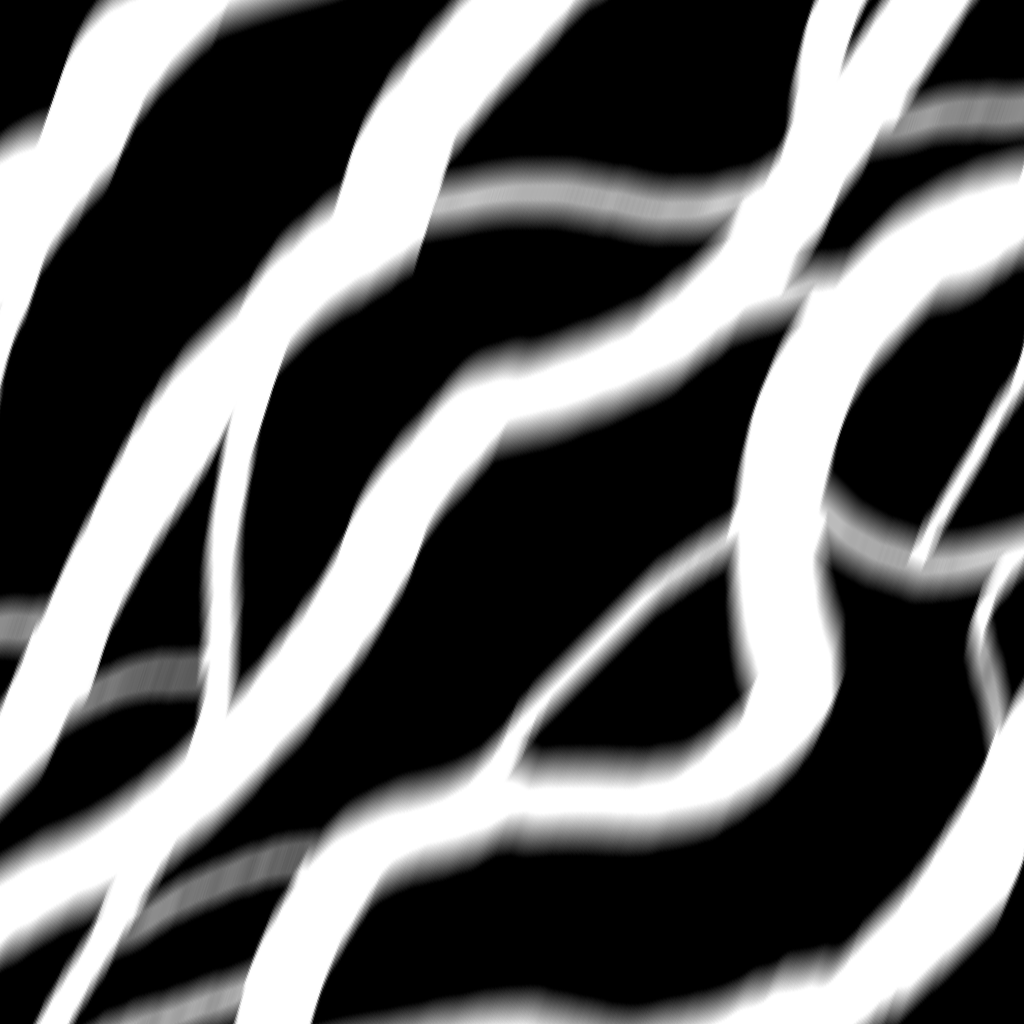
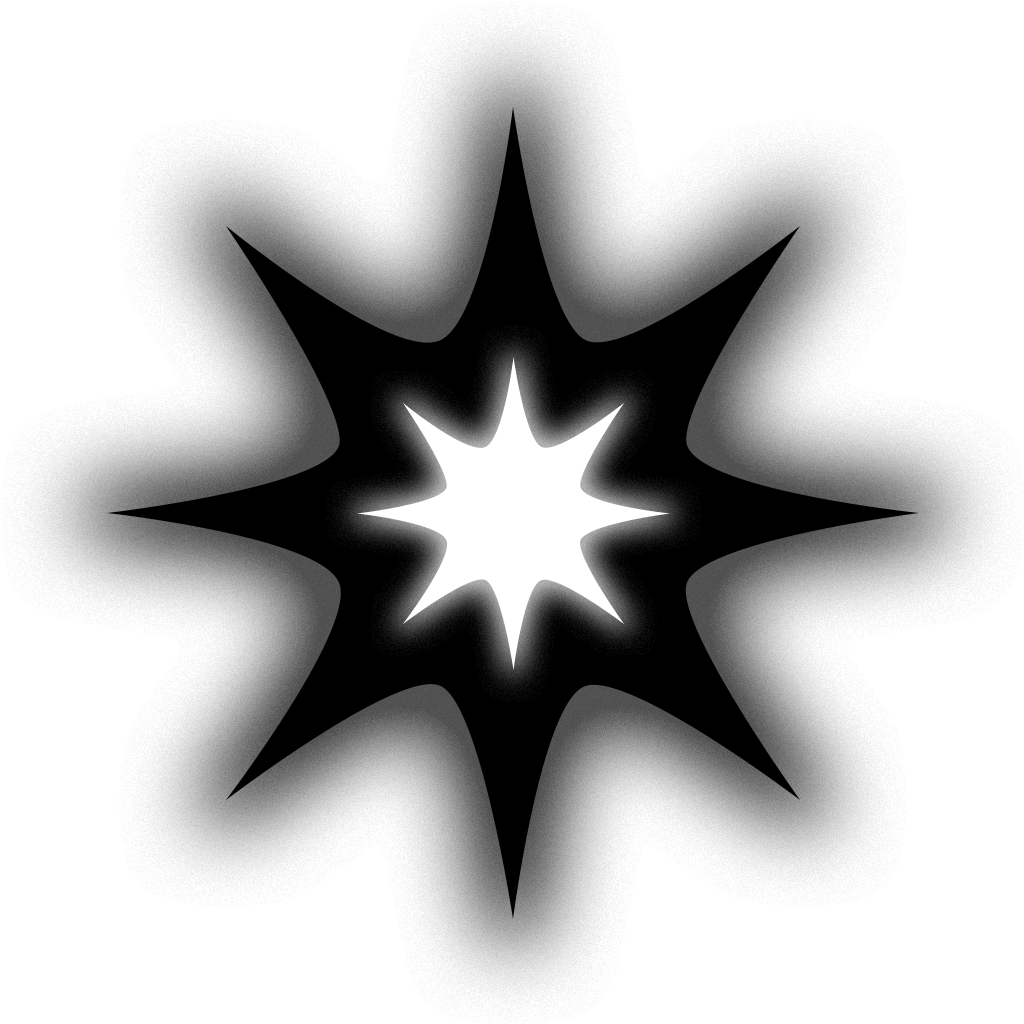
Two versions of the same layered image (1024x1024). Layer-by-layer changes:
added group "Group 1" with 1 layers above "Group 2" over [45, 108, 980, 916]
added group "Group 2" with 2 layers above "Polygon 1 copy" over [0, 0, 1024, 1024]
hid "Layer 1", moved it into group "Group 2" over [0, 0, 1024, 1024]
added layer "Polygon 1 copy" above "Polygon 1" over [357, 357, 670, 670]
added layer "Polygon 1" above "Crack" over [107, 107, 919, 919]
hid "Color Fill 1" over [0, 0, 1024, 1024]
